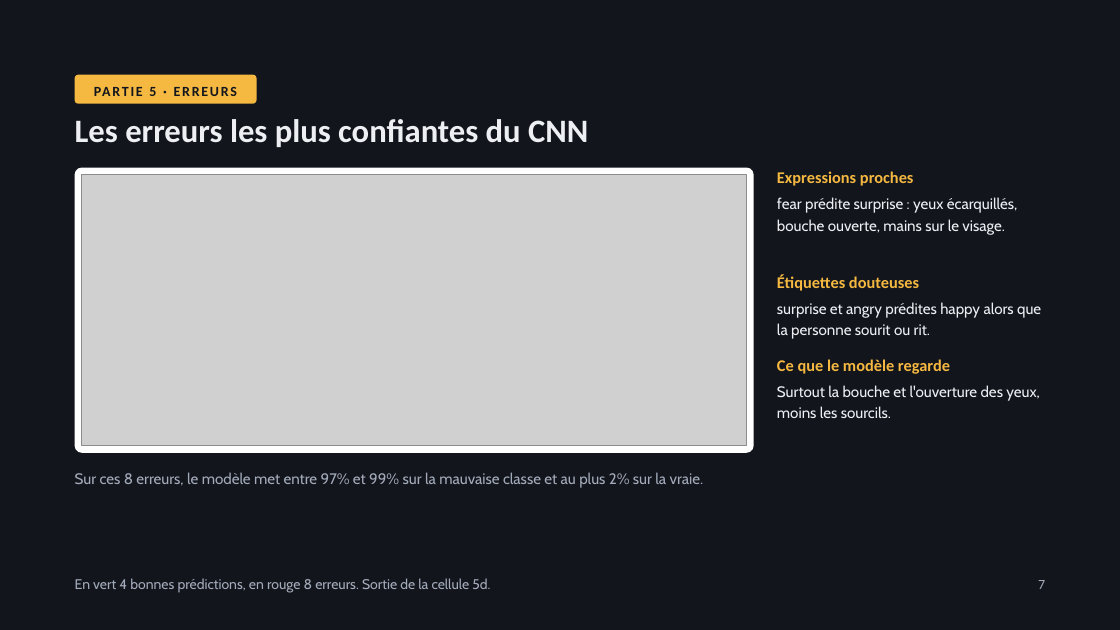
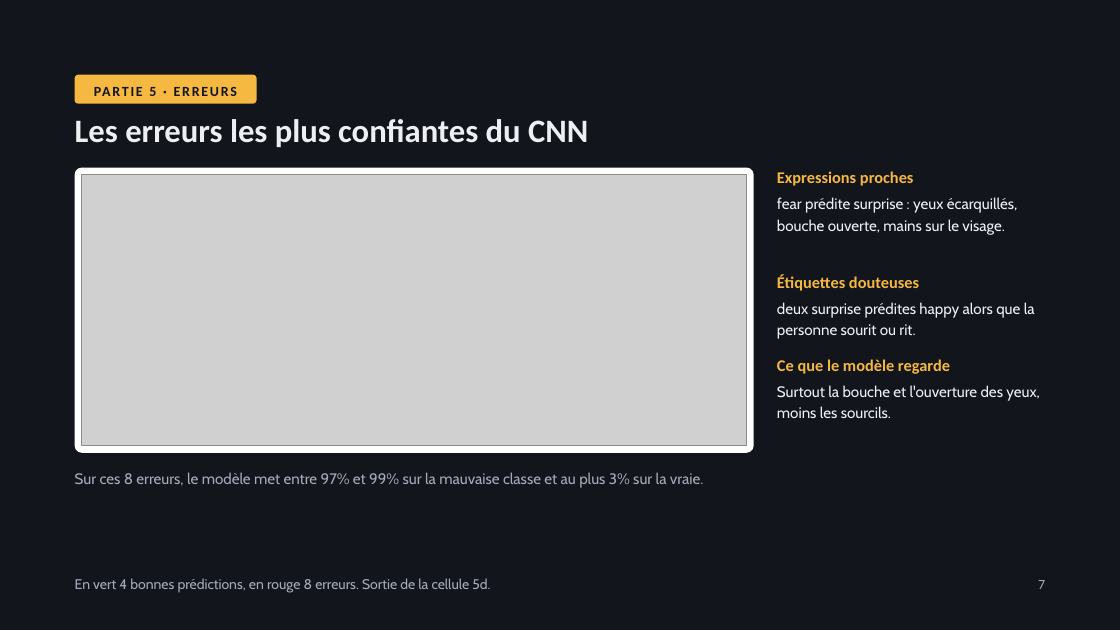
Before and after one commit to MonsieurNikko/Projet-DL-Facial-Expressions, a slide deck: slide 7 of soutenance/Soutenance — Reconnaissance d'expressions faciales (2).pptx. Drawn at 1120x630 pixels with LibreOffice and Linux fonts; fonts in the diff are those of the drawing; grey boxes stand for pictures. Boxes give left, top, right and bottom in pixels: in the first picture for what was removed or moved away, otherwise in the second. Text is boxed around its words. In the diff, an @@ line names an element or a change of style, - is before the commit and + after.

```diff
--- a/soutenance/Soutenance — Reconnaissance d'expressions faciales (2).pptx
+++ b/soutenance/Soutenance — Reconnaissance d'expressions faciales (2).pptx
@@ text at [777, 302, 1035, 339]: text changed @@
-surprise et angry prédites happy alors que la personne sourit ou rit.
+deux surprise prédites happy alors que la personne sourit ou rit.
@@ text at [75, 472, 704, 488]: text changed @@
-Sur ces 8 erreurs, le modèle met entre 97% et 99% sur la mauvaise classe et au plus 2% sur la vraie.
+Sur ces 8 erreurs, le modèle met entre 97% et 99% sur la mauvaise classe et au plus 3% sur la vraie.
```
Also in this commit, not shown: 6 other slides changed.
